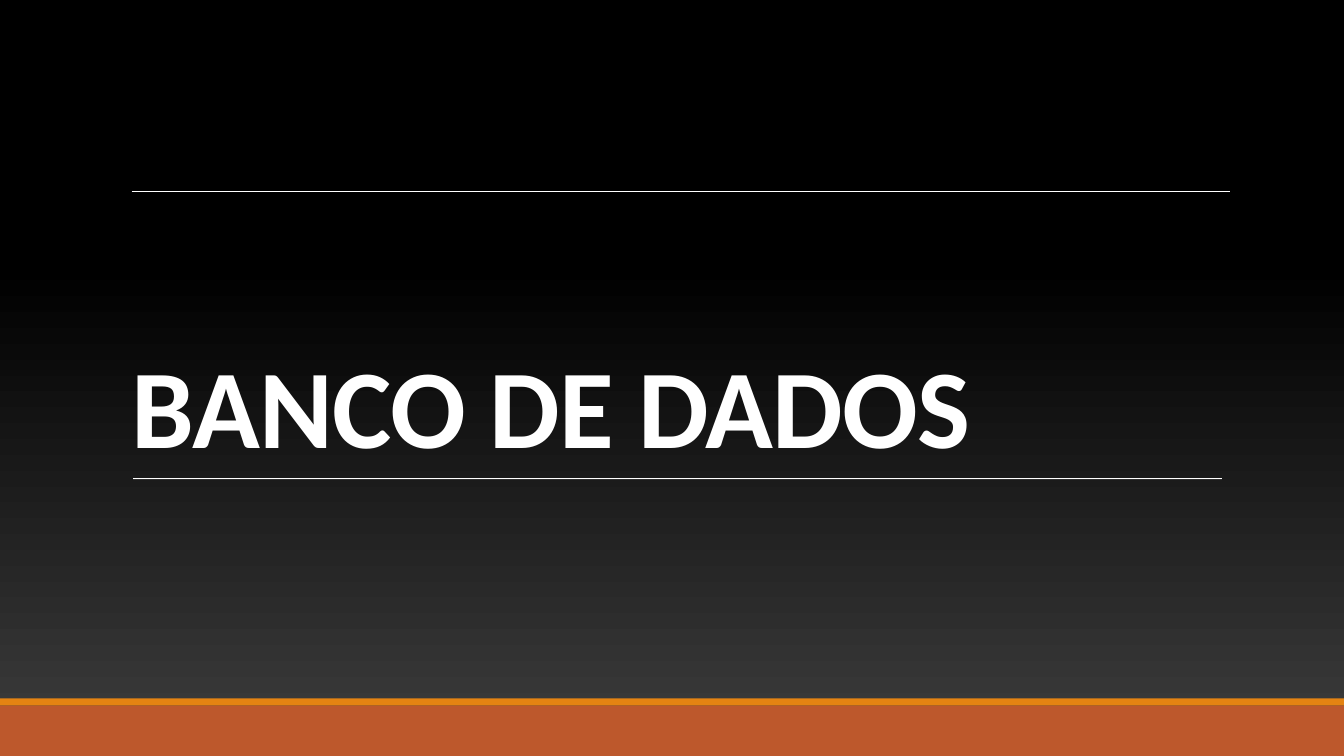
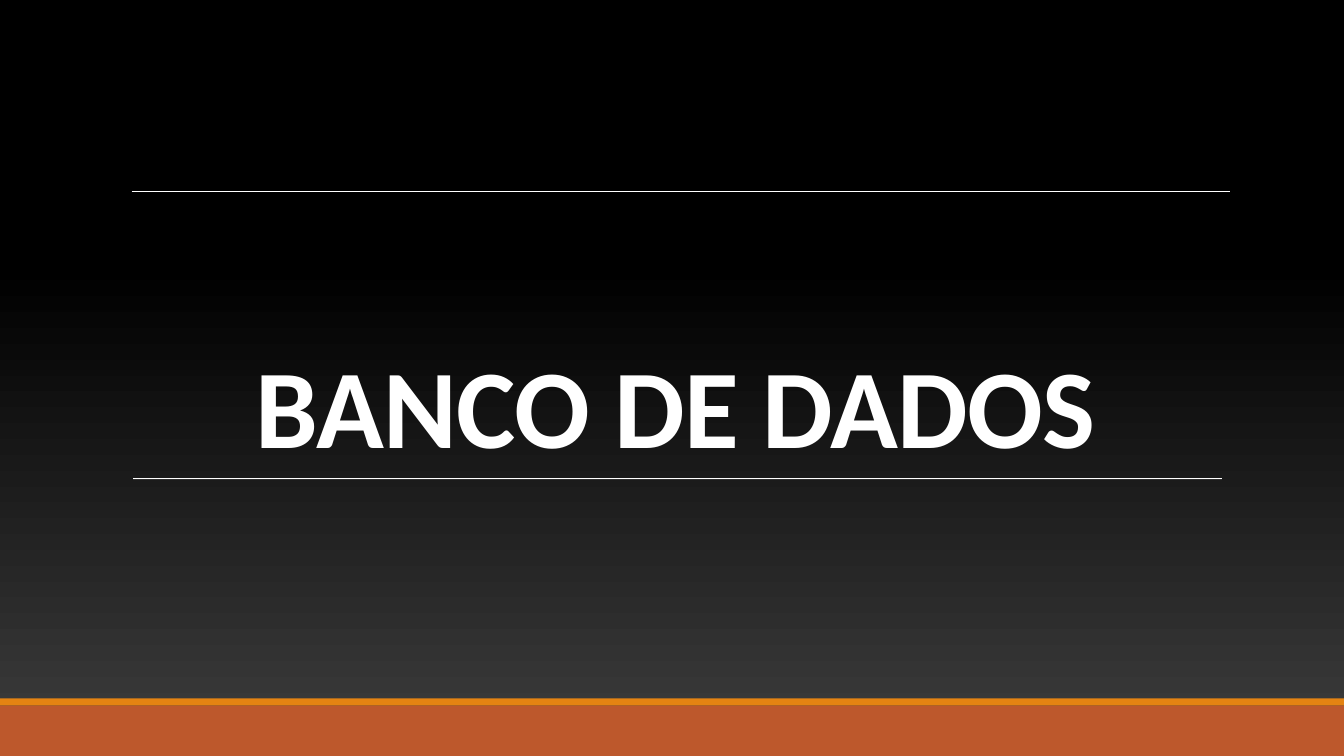
Before and after one commit to BandTec/grupo-05-adsa-20201, a slide deck: slide 21 of Apresentação Sprint 1.pptx (slide 20 before the commit). Drawn at 1344x756 pixels with LibreOffice and Linux fonts; fonts in the diff are those of the drawing; background and template pictures are left out. Boxes give left, top, right and bottom in pixels: in the first picture for what was removed or moved away, otherwise in the second. Text is boxed around its words. In the diff, an @@ line names an element or a change of style, - is before the commit and + after.

```diff
--- a/Apresentação Sprint 1.pptx
+++ b/Apresentação Sprint 1.pptx
@@ title "BANCO DE DADOS" at (256, 374, 1095, 449): alignment left to centre @@
```
Also in this commit, not shown: 5 other slides changed, 1 slide added.
